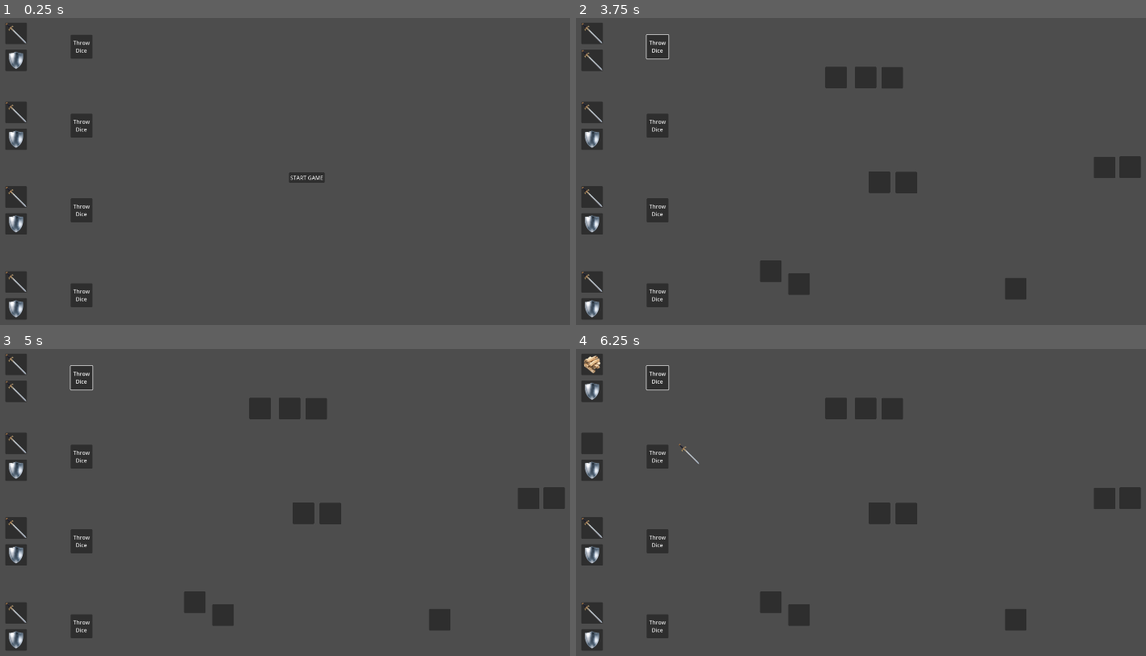
Above: before the commit, frames 1-4 (two rows, left to right).
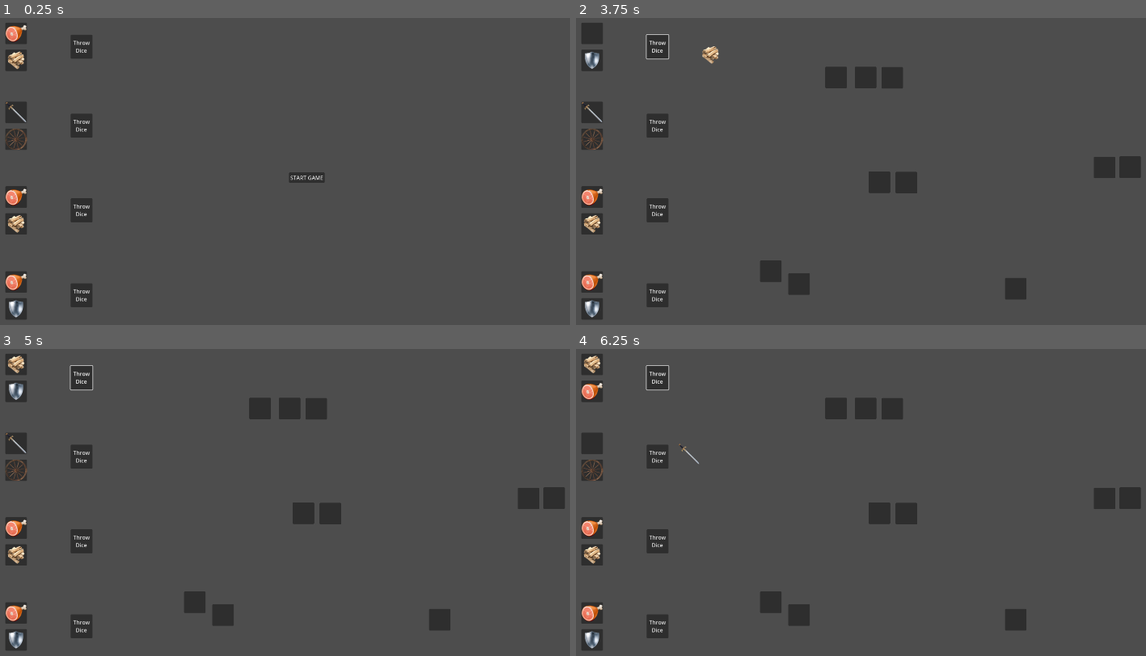
Above: after the commit, the same moments.

Repository: Sugo98/godot-77
Game: Godot game, scene res://game_logic/game_manager.tscn
The game is run twice, just before and just after one commit, with the same random seed, the same clock (stepped at 60 frames per second) and the same inputs.
Inputs (mouse positions are in pixels of both pictures, inside the frame that each line leads up to):
- Up to frame 1 (0.25 s): no input
- Up to frame 2 (3.75 s): click "Throw Dice" at 0.5 s; click "START GAME" at 1.25 s; click "Throw Dice" at 2 s; click "Throw Dice" at 2.75 s; tap Enter at 3.5 s; drag from (593, 33) to (946, 97) at 3.52 s
- Up to frame 3 (5 s): drag from (17, 364) to (273, 582) at 4.27 s
- Up to frame 4 (6.25 s): move the mouse to (593, 391) at 5.02 s; click (593, 391) at 5.17 s; tap Space at 5.75 s; drag from (593, 444) to (690, 453) at 5.77 s

The runs differ from the first frame. In frame 1, 0.8% of the frame differs, in the area x 0-5%, y 1-90%; in frame 2, 0.8%; in frame 3, 0.8%; in frame 4, 0.7%.

Commit message:
Le facce dei dadi tornano indietro

Diff:
--- a/DiceSlot.gd
+++ b/DiceSlot.gd
@@ -14,7 +14,6 @@
 	if data is not DiceFace:
 		return false
 	if type == Type.HERO:
-		print(hero_owner, data.hero_owner)
 		return (hero_owner == data.hero_owner)
 	return data.can_be_placed(type)
 
@@ -24,6 +23,9 @@
 		if item == data:
 			return
 		item.reparent(data.get_parent())
+	print("slot_owner ",hero_owner, " face_owner ", data.hero_owner)
+	if hero_owner != data.hero_owner:
+		data.dice_owner.call_home_other_face(data)
 	data.reparent(self)
 
 func set_hero_owner(o : Global.CharacterClass) -> void :
--- a/dice.gd
+++ b/dice.gd
@@ -4,12 +4,13 @@
 @export var character_class : Global.CharacterClass
 @onready var dice_slots: VBoxContainer = $DiceSlots
 
+
 # Called when the node enters the scene tree for the first time.
 func _ready() -> void:
 	set_slot_owner()
 	faces.resize(6)
 	load_basic_dice()
-	add_faces_to_slots(0,1)
+	throw_dice()
 
 func load_basic_dice():
 	var i = 0
@@ -18,7 +19,6 @@
 		new_face.init( load(path) )
 		new_face.set_hero_owner( character_class )
 		new_face.dice_owner = self
-		print(character_class)
 		faces[i] = new_face
 		i += 1
 	var new_face = DiceFace.new()
@@ -29,10 +29,6 @@
 func _process(delta: float) -> void:
 	pass
 
-func add_faces_to_slots(a:int, b:int):
-	free_all_faces()
-	dice_slots.get_child(0).add_child( faces[a] )
-	dice_slots.get_child(1).add_child( faces[b] )
 
 func free_all_faces():
 	for face in faces:
@@ -45,7 +41,18 @@
 	result.shuffle()
 	add_faces_to_slots(result[0], result[1])
 
+func add_faces_to_slots(a:int, b:int):
+	free_all_faces()
+	dice_slots.get_child(0).add_child( faces[a] )
+	dice_slots.get_child(1).add_child( faces[b] )
+
 func set_slot_owner():
 	for slot : DiceSlot in dice_slots.get_children():
-		print( character_class )
 		slot.set_hero_owner( character_class )
+
+func call_home_other_face(data):
+	for face in faces:
+		if face == data:
+			continue
+		if face.is_inside_tree():
+			face.come_back_home()
--- a/resources/dice_faces/face_data.gd
+++ b/resources/dice_faces/face_data.gd
@@ -12,3 +12,5 @@
 @export var food : int
 @export var wood : int
 @export var wheel : int
+
+@export var special_effect : Callable
